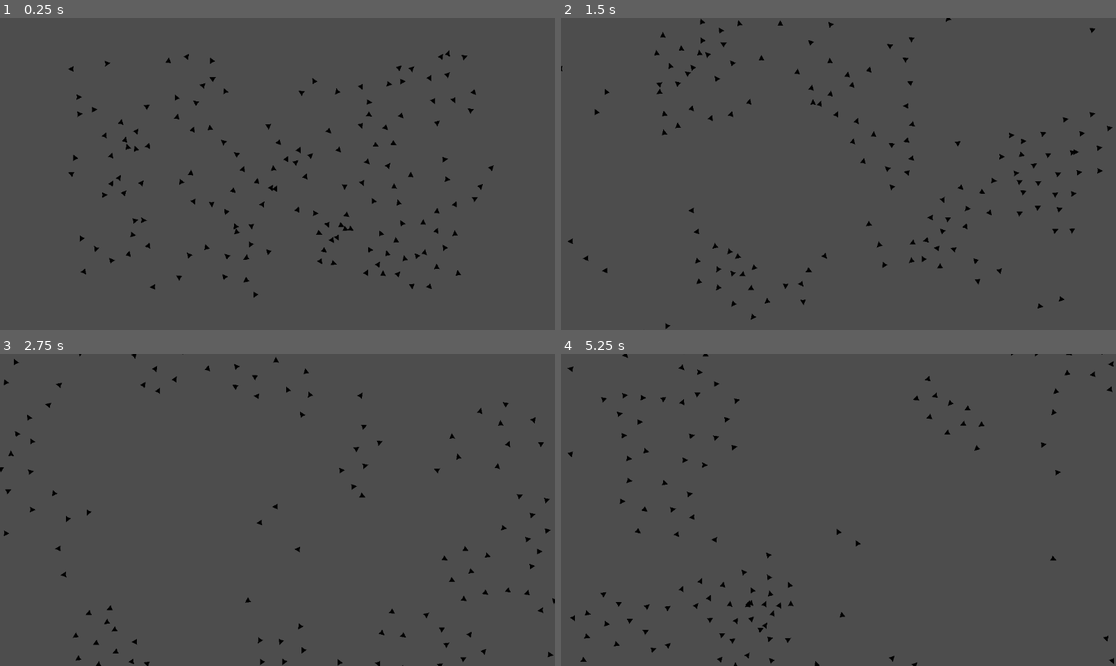
Above: before the commit, frames 1-4 (two rows, left to right).
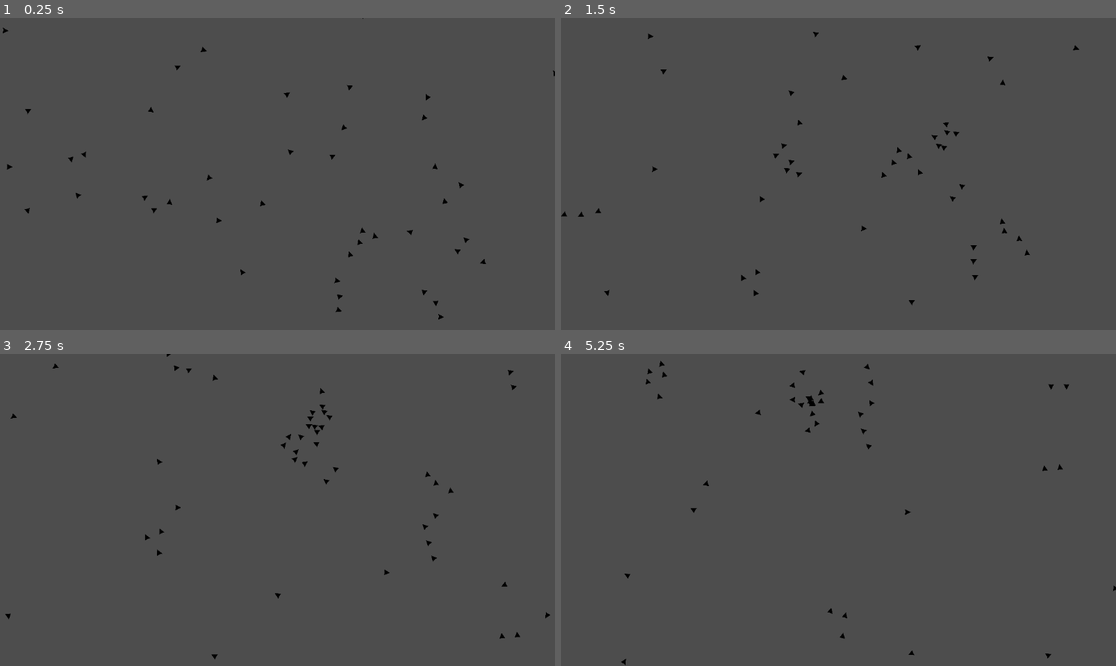
Above: after the commit, the same moments.

Repository: ZieMcd/boids-demo
Game: Godot game, scene res://boids_level.tscn
Same seed, same stepped clock (60 frames per second), same inputs: the game is played once before the commit and once after it.
Inputs:
- Up to frame 1 (0.25 s): no input
- Up to frame 2 (1.5 s): no input
- Up to frame 3 (2.75 s): no input
- Up to frame 4 (5.25 s): no input

The runs differ from the first frame. In frame 1, 1.8% of the frame differs, in the area x 0-100%, y 0-97%; in frame 2, 1.8%; in frame 3, 1.5%; in frame 4, 1.4%.

Commit message:
changes some some constants

Diff:
--- a/boid.gd
+++ b/boid.gd
@@ -6,9 +6,9 @@
 @onready var near_by_boids:Dictionary = {}
 
 @export var speed = 400
-@export var turn_multipler = 50
 @export var debug = false
 @export var dir = Vector2(1, 1)
+@export var dis_between = 240
 
 
 func _ready() -> void:
@@ -16,25 +16,26 @@
 	vision.area_exited.connect(_leave)
 
 func _process(delta: float) -> void:
+	dir = Center().normalized()
+	dir = Aligne().normalized()
 	dir = Avoid().normalized()
-	dir = Aligne().normalized()
-	# dir = Center().normalized()
 	rotation =  dir.angle_to_point(Vector2.ZERO)
 	position += dir * speed * delta
 
 
 func Center():
-	var avg_pos = Vector2.ZERO
+	var sum_pos = Vector2.ZERO
 	var num_boids = near_by_boids.size()
 
 	if num_boids < 1:
 		return dir
 
 	for boid_id in near_by_boids:
-		avg_pos += near_by_boids[boid_id].position
+		sum_pos += near_by_boids[boid_id].global_position
 
-	return dir + (avg_pos - position)
+	var avg_pos = sum_pos/num_boids
 
+	return dir + ((avg_pos - global_position).normalized())/2
 
 func Aligne():
 	var sum_dir = dir
@@ -51,9 +52,10 @@
 	if(debug):
 		prints("avg dir: ", avg_dir, "my dir: ", dir)
 
-	return dir + avg_dir
+	return dir + avg_dir/2
 
 func Avoid():
+	var result = Vector2.ZERO
 	if (near_by_boids.size() == 0):
 		return dir
 
@@ -64,17 +66,18 @@
 		var boid = near_by_boids[body_id]
 		var new_dir = (global_position - boid.global_position).normalized()
 
-		var force_strength = 1 - clamp(((global_position - boid.global_position).length()/240), 0, 1)
+		var force_strength = 1 - clamp(((global_position - boid.global_position).length()/dis_between), 0, 1)
+
+		result += (new_dir*force_strength)
 
 		if debug:
 			prints("dir: ", dir, " new dir: ", new_dir)
 			# prints("dir: ", dir, " new dir: ", new_dir)
 			prints("mang: ", (global_position - boid.global_position).length())
 			prints("force_strength: ", force_strength)
+			prints("new dir: ", dir + result)
 
-
-		return dir + new_dir*force_strength
-
+		return dir + result
 
 func _enter(body: Node2D):
 
--- a/boid.tscn
+++ b/boid.tscn
@@ -9,7 +9,7 @@
 
 [node name="boid" type="Node2D"]
 script = ExtResource("1_kuxu5")
-speed = 600
+speed = 700
 dir = Vector2(0.5, 0.1)
 
 [node name="Vision" type="Area2D" parent="."]
--- a/boid_tester.tscn
+++ b/boid_tester.tscn
@@ -5,15 +5,15 @@
 [node name="Node2D" type="Node2D"]
 
 [node name="boid" parent="." instance=ExtResource("1_j6tdb")]
-position = Vector2(-9, -103)
+position = Vector2(467, -191)
 rotation = 3.14159
 debug = true
 dir = Vector2(1, 0)
 
 [node name="boid3" parent="." instance=ExtResource("1_j6tdb")]
-position = Vector2(517, -290)
+position = Vector2(986, -407)
 rotation = 3.14159
-speed = 0
+speed = 400
 dir = Vector2(-1, 0)
 
 [node name="Camera2D" type="Camera2D" parent="."]
--- a/boids_level.gd
+++ b/boids_level.gd
@@ -7,7 +7,7 @@
 @onready var top = -2000
 @onready var bottom = 2000
 @onready var boids = []
-@export var num_instances = 150
+@export var num_instances = 100
 var boid_asset = preload("res://boid.tscn")
 
 # Called when the node enters the scene tree for the first time.
@@ -33,8 +33,8 @@
 	for i in range(num_instances):
 		var instance = boid_asset.instantiate()
 		add_child(instance)
-		var random_x = randf_range(-2100, 2100)
-		var random_y = randf_range(-1200, 1200)
+		var random_x = randf_range(left, right)
+		var random_y = randf_range(top, bottom)
 		instance.position = Vector2(random_x, random_y)
 		instance.dir = Vector2(randf_range(-100, 100)/100, randf_range(-100, 100)/100)
 		boids.append(instance)
--- a/boids_level.tscn
+++ b/boids_level.tscn
@@ -1,14 +1,10 @@
-[gd_scene load_steps=3 format=3 uid="uid://dqhhliymns1pu"]
+[gd_scene load_steps=2 format=3 uid="uid://dqhhliymns1pu"]
 
-[ext_resource type="PackedScene" uid="uid://h0itoj4lq066" path="res://boid.tscn" id="1_epa50"]
 [ext_resource type="Script" uid="uid://c307ip0r54m2f" path="res://boids_level.gd" id="1_t06u8"]
 
 [node name="level" type="Node2D"]
 script = ExtResource("1_t06u8")
-
-[node name="boid" parent="." instance=ExtResource("1_epa50")]
-position = Vector2(2106, -1)
-rotation = 6.28319
+num_instances = 50
 
 [node name="Camera2D" type="Camera2D" parent="."]
 zoom = Vector2(0.2, 0.2)
